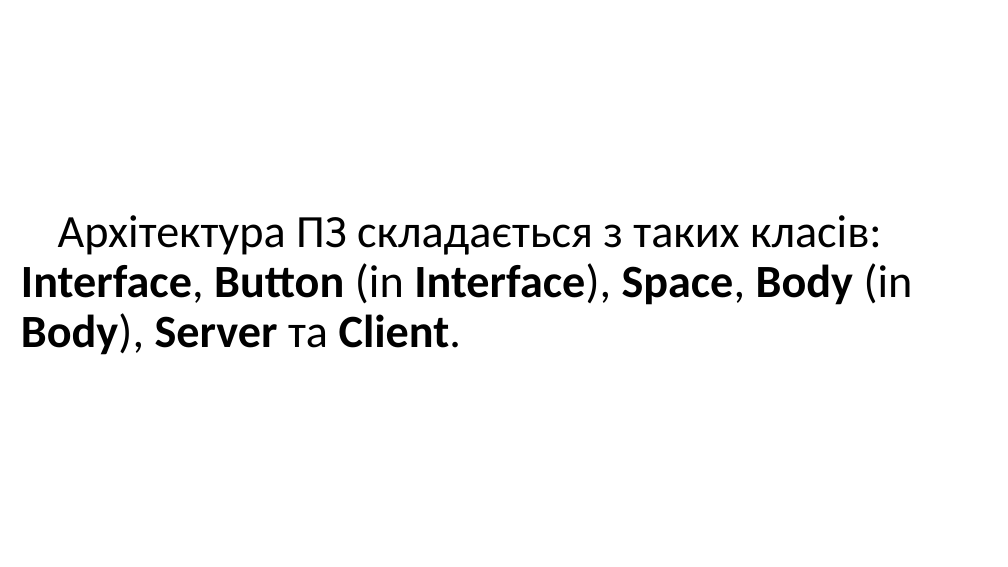
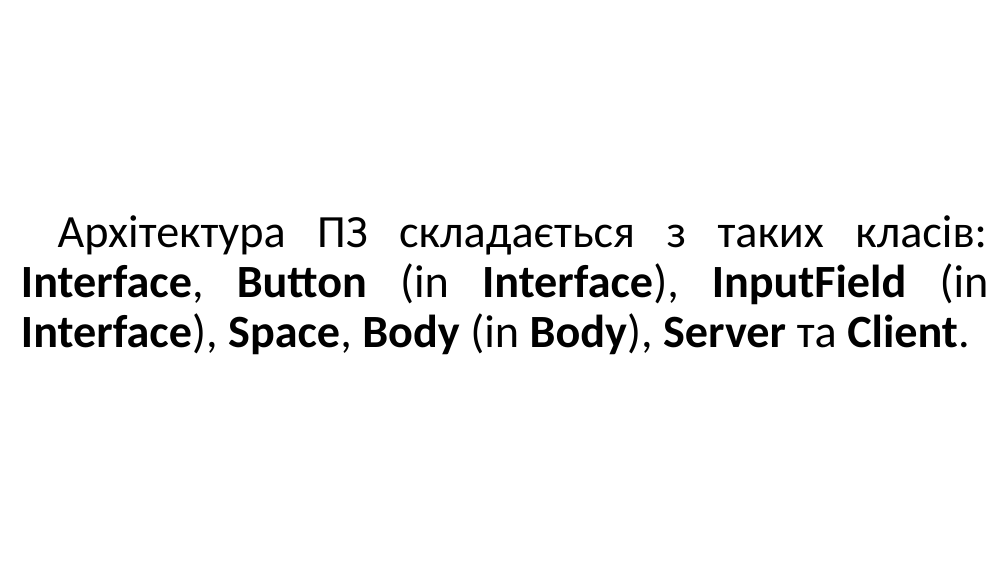
Before and after one commit to maldenol/spacepioneers, a slide deck: slide 6 of МАНУ2020.pptx. Drawn at 1008x567 pixels with LibreOffice and Linux fonts; fonts in the diff are those of the drawing; background and template pictures are left out. Boxes give left, top, right and bottom in pixels: in the first picture for what was removed or moved away, otherwise in the second. Text is boxed around its words. In the diff, an @@ line names an element or a change of style, - is before the commit and + after.

```diff
--- a/МАНУ2020.pptx
+++ b/МАНУ2020.pptx
@@ title at <box>21,215,989,355</box>: text changed; bold on @@
-Архітектура ПЗ складається з таких класів: Interface, Button (in Interface), Space, Body (in Body), Server та Client.
+Архітектура ПЗ складається з таких класів: Interface, Button (in Interface), InputField (in Interface), Space, Body (in Body), Server та Client.
```
Also in this commit, not shown: 10 other slides changed, 2 slides added, 1 slide removed, 1 other file.
